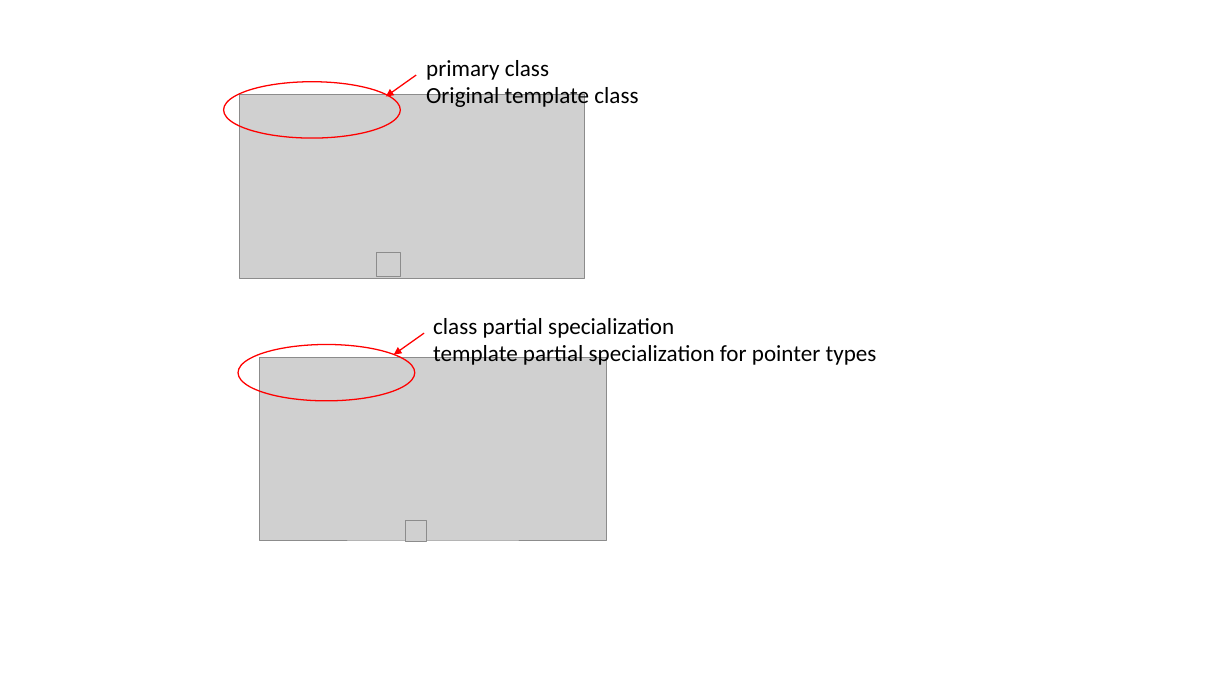
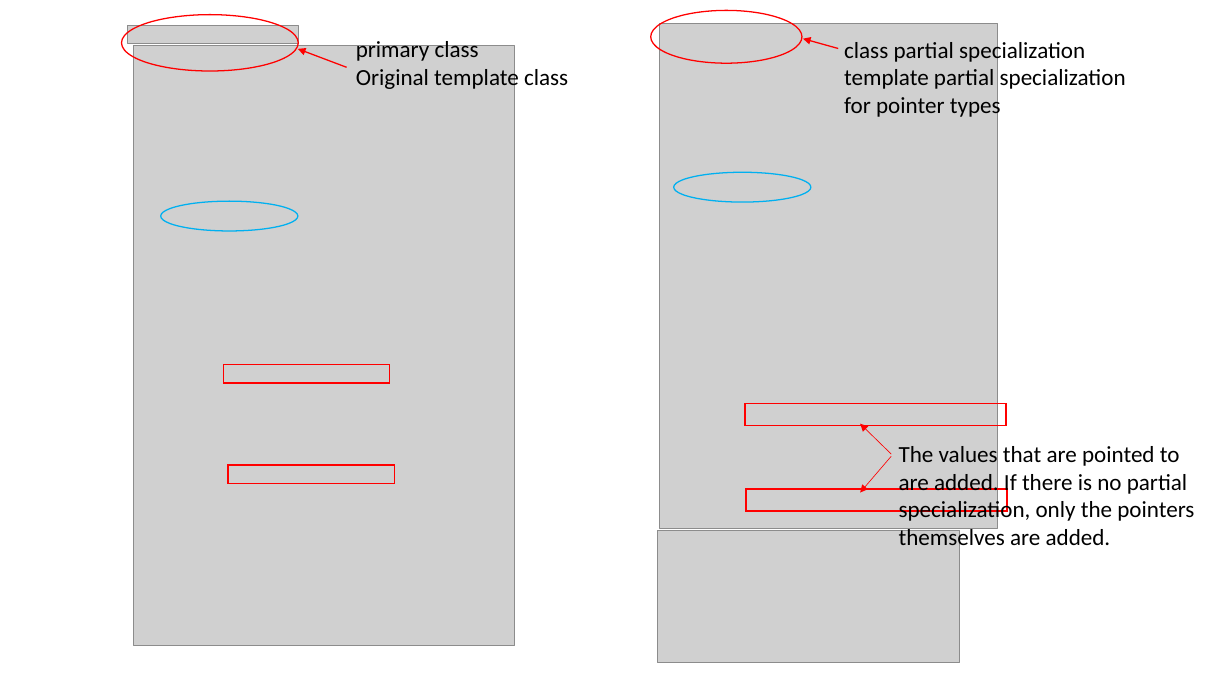
Before and after one commit to ShiqiYu/CPP, a slide deck: slide 19 of week13/Lab13.pptx (slide 31 before the commit). Drawn at 1232x693 pixels with LibreOffice and Linux fonts; fonts in the diff are those of the drawing; grey boxes stand for pictures; background and template pictures are left out. Boxes give left, top, right and bottom in pixels: in the first picture for what was removed or moved away, otherwise in the second. Text is boxed around its words. In the diff, an @@ line names an element or a change of style, - is before the commit and + after.

```diff
--- a/week13/Lab13.pptx
+++ b/week13/Lab13.pptx
@@ ellipse: place and size @@
-ellipse at box(224, 81, 400, 138)
+ellipse at box(122, 15, 299, 71)
@@ picture added at box(128, 25, 299, 43) @@
@@ ellipse: place and size @@
-ellipse at box(238, 345, 415, 401)
+ellipse at box(651, 10, 802, 63)
@@ picture added at box(659, 23, 997, 528) @@
@@ picture added at box(134, 45, 515, 646) @@
@@ arrow moved from (416, 75) - (386, 96) to (347, 67) - (298, 49) @@
@@ text "primary class" rewrapped from box(426, 60, 638, 110) to box(356, 37, 568, 91) @@
@@ arrow moved from (424, 334) - (394, 355) to (838, 49) - (803, 39) @@
@@ text "class partial specialization": place and size @@
-text "class partial specialization" at box(433, 318, 877, 368)
+text "class partial specialization" at box(844, 38, 1126, 120)
@@ text at box(844, 69, 1126, 120): text changed @@
-template partial specialization for pointer types
+template partial specialization
+for pointer types
@@ ellipse added at box(674, 172, 811, 201), outline #00B0F0 1 pt @@
@@ ellipse added at box(161, 201, 298, 231), outline #00B0F0 1 pt @@
@@ rectangle added at box(224, 365, 390, 384), outline #FF0000 1 pt @@
@@ group added at box(745, 403, 1194, 552): 2 rectangles, 2 arrows, 1 text @@
+The values that are pointed to
+are added. If there is no partial specialization, only the pointers themselves are added.
@@ rectangle added at box(228, 465, 395, 483), outline #FF0000 1 pt @@
@@ group removed at box(239, 94, 606, 543): 4 pictures @@
@@ picture added at box(657, 531, 959, 663) @@
```
Also in this commit, not shown: 9 other slides changed, 3 slides added, 14 slides removed, 3 other files.
